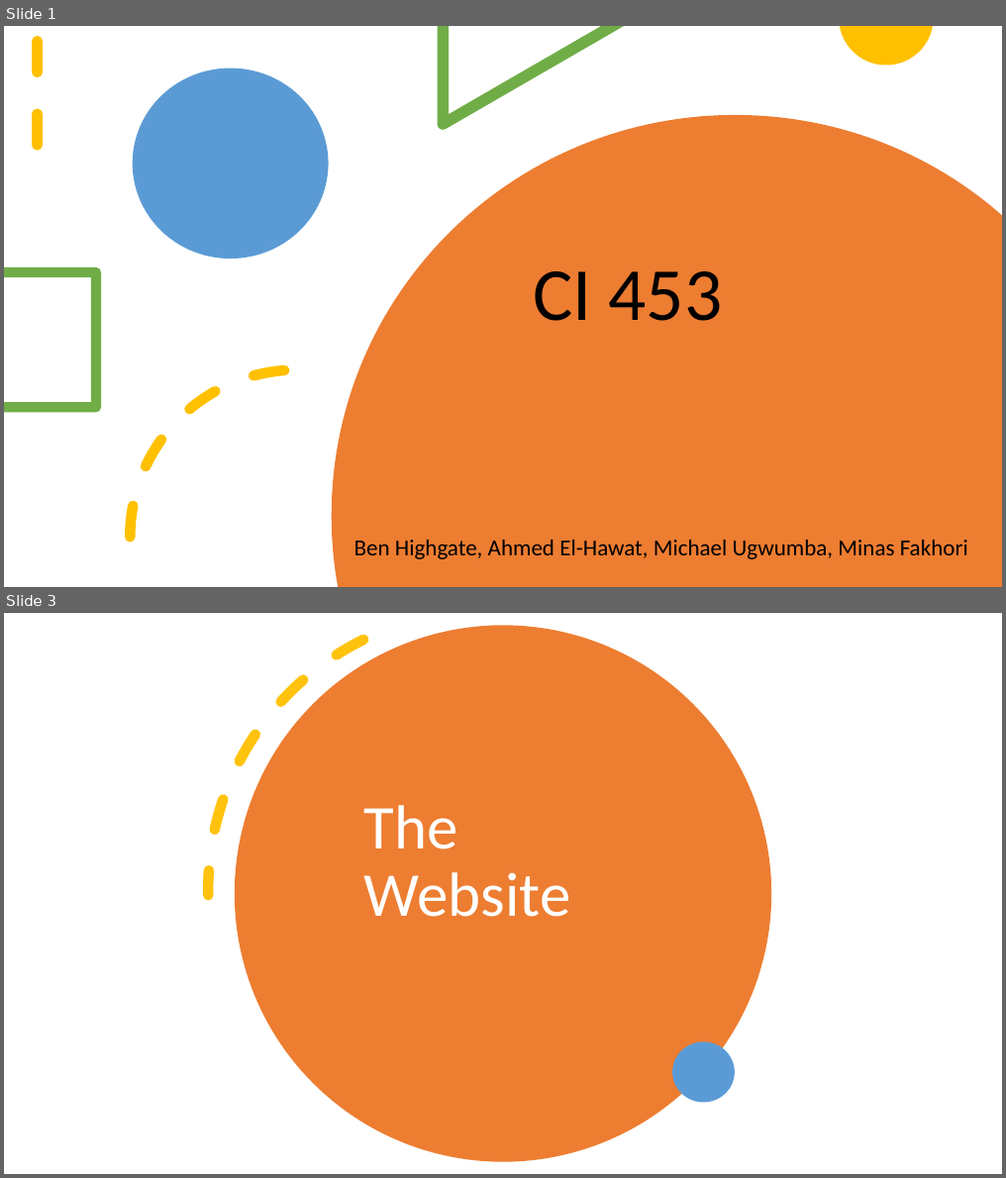
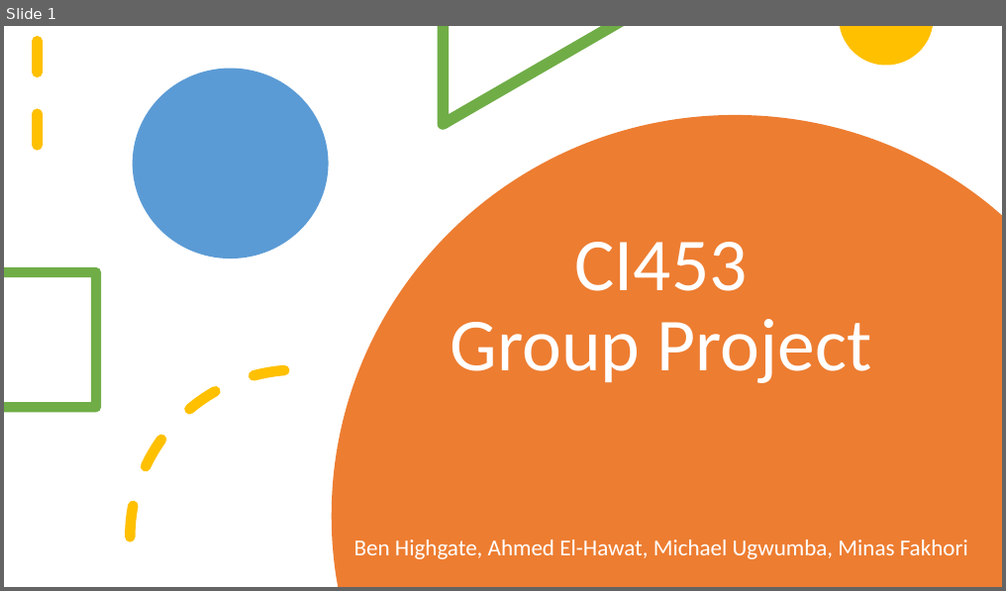
Before and after one commit to MinasFakhori/First-year-group-project, a slide deck: Presentation/pres.pptx. Shown one above the other, each under a label of ours: slides 1 and 3 before the commit, slide 1 after it; the slides between them are not shown. The pictures are 1006x1178 and 1006x591 pixels, drawn with LibreOffice and Linux fonts; fonts in the diff are those of the drawing. Boxes give left, top, right and bottom in pixels: in the first picture for what was removed or moved away, otherwise in the second. Text is boxed around its words. In the diff, an @@ line names an element or a change of style, - is before the commit and + after.

```diff
--- a/Presentation/pres.pptx
+++ b/Presentation/pres.pptx
@@ slide 3 removed at box(4, 613, 1002, 1174), background #FFFFFF @@
@@ arc (boxed as its full ellipse) removed at box(114, 613, 860, 1174) @@
@@ ellipse removed at box(235, 625, 771, 1161) @@
@@ title removed at box(364, 805, 571, 917) @@
-The Website
@@ ellipse removed at box(672, 1042, 735, 1103) @@
@@ slide 1 changed as well @@
@@ title at box(450, 242, 872, 383): text changed; text colour #000000 to #FFFFFF @@
-CI 453
+CI453
+Group Project
@@ subtitle "Ben Highgate, Ahmed El-Hawat, Michael ..." at box(354, 540, 968, 560): text colour #000000 to #FFFFFF @@
```
Also in this commit, not shown: 6 other slides changed, 4 slides added, 1 other slide removed.
